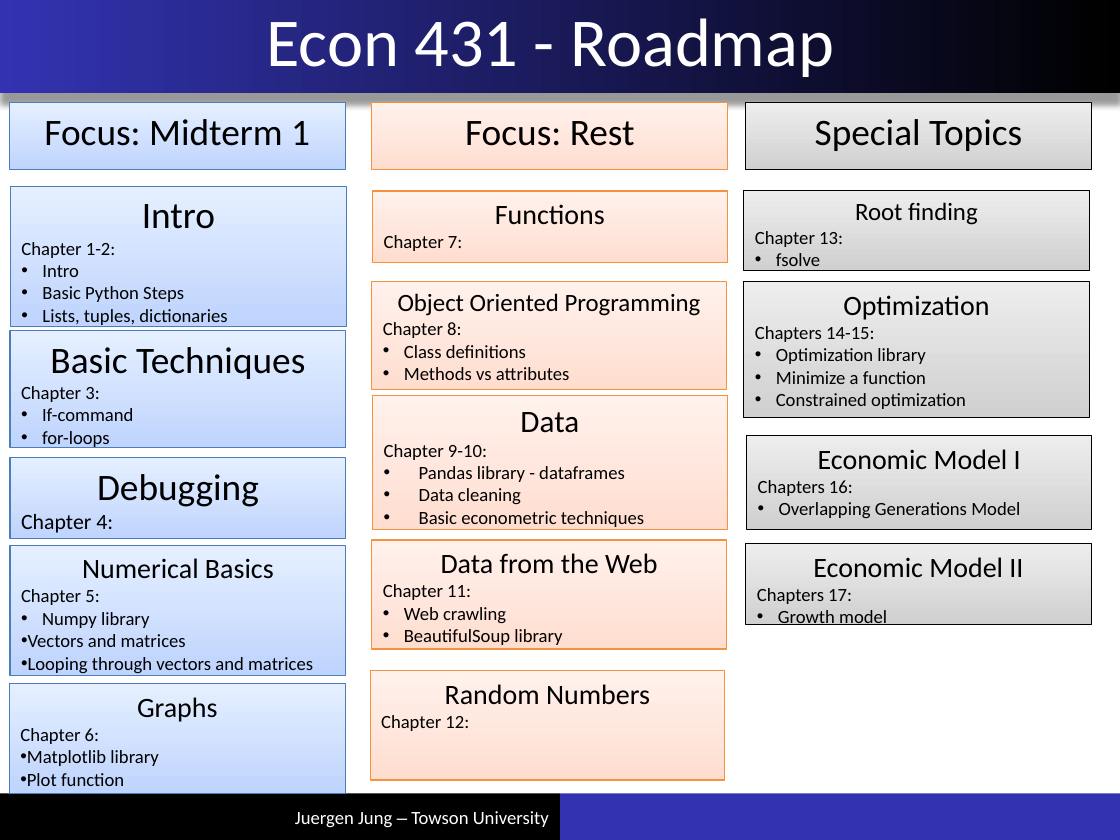
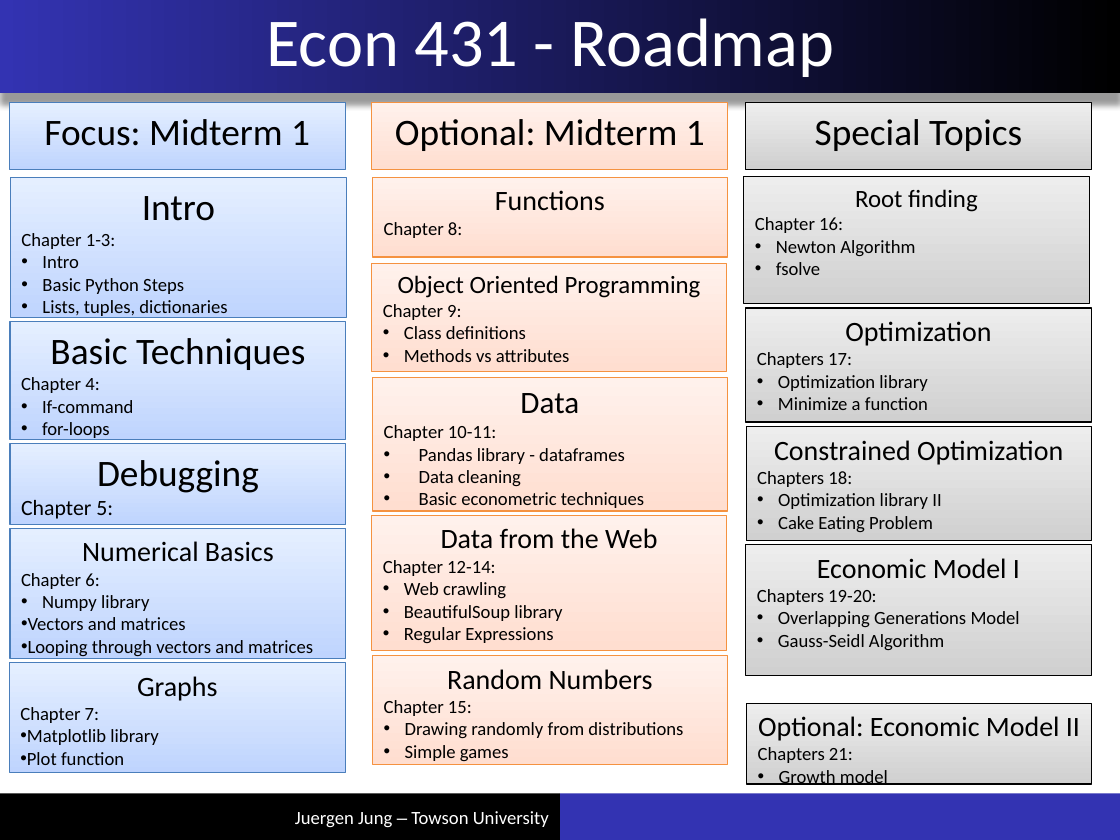
Before and after one commit to juejung/juejung.github.io, a slide deck: slide 1 of jdocs/Comp/Chapter0_Roadmap.pptx. Drawn at 1120x840 pixels with LibreOffice and Linux fonts; fonts in the diff are those of the drawing. Boxes give left, top, right and bottom in pixels: in the first picture for what was removed or moved away, otherwise in the second. Text is boxed around its words. In the diff, an @@ line names an element or a change of style, - is before the commit and + after.

Commit message:
new slides

```diff
--- a/jdocs/Comp/Chapter0_Roadmap.pptx
+++ b/jdocs/Comp/Chapter0_Roadmap.pptx
@@ background #F0F0F0 to #FFFFFF @@
@@ text in rectangle at box(395, 119, 705, 151): text changed @@
-Focus: Rest
+Optional: Midterm 1
@@ rectangle "Intro": place and size @@
-rectangle "Intro" at box(10, 186, 346, 326)
+rectangle "Intro" at box(10, 177, 346, 317)
@@ rectangle "Functions": place and size @@
-rectangle "Functions" at box(373, 192, 728, 263)
+rectangle "Functions" at box(373, 177, 728, 256)
@@ rectangle "Root finding": place and size @@
-rectangle "Root finding" at box(744, 190, 1089, 270)
+rectangle "Root finding" at box(744, 177, 1089, 304)
@@ text in rectangle at box(21, 233, 116, 249): text changed @@
-Chapter 1-2:
+Chapter 1-3:
@@ text in rectangle at box(384, 222, 462, 238): text changed @@
-Chapter 7:
+Chapter 8:
@@ text in rectangle at box(755, 217, 915, 256): text changed @@
-Chapter 13:
+Chapter 16:
+• Newton Algorithm
@@ rectangle "Basic Techniques": place and size @@
-rectangle "Basic Techniques" at box(10, 330, 346, 448)
+rectangle "Basic Techniques" at box(10, 321, 346, 439)
@@ text in rectangle at box(383, 304, 461, 320): text changed @@
-Chapter 8:
+Chapter 9:
@@ rectangle "Optimization": place and size @@
-rectangle "Optimization" at box(744, 281, 1089, 418)
+rectangle "Optimization" at box(746, 308, 1091, 422)
@@ text in rectangle at box(757, 352, 852, 368): text changed @@
-Chapters 14-15:
+Chapters 17:
@@ text in rectangle at box(21, 377, 99, 393): text changed @@
-Chapter 3:
+Chapter 4:
@@ text in rectangle at box(776, 393, 966, 409): paragraph removed @@
-• Constrained optimization
@@ rectangle "Debugging": place and size @@
-rectangle "Debugging" at box(10, 457, 346, 538)
+rectangle "Debugging" at box(10, 444, 346, 524)
@@ text in rectangle at box(384, 425, 496, 441): text changed @@
-Chapter 9-10:
+Chapter 10-11:
@@ rectangle added at box(746, 427, 1091, 541), fill gradient #D0D0D0 to #EDEDED, outline #000000 0.74 pt, 12 pt, text #000000 @@
+Constrained Optimization
+Chapters 18:
+• Optimization library II
+• Cake Eating Problem
@@ text in rectangle at box(21, 500, 113, 519): text changed @@
-Chapter 4:
+Chapter 5:
@@ rectangle "Numerical Basics": place and size @@
-rectangle "Numerical Basics" at box(10, 545, 346, 675)
+rectangle "Numerical Basics" at box(10, 529, 346, 659)
@@ rectangle "Data from the Web": place and size @@
-rectangle "Data from the Web" at box(372, 540, 727, 648)
+rectangle "Data from the Web" at box(372, 515, 727, 651)
@@ text in rectangle at box(383, 560, 495, 576): text changed @@
-Chapter 11:
+Chapter 12-14:
@@ rectangle "Economic Model I": place and size @@
-rectangle "Economic Model I" at box(747, 436, 1092, 530)
+rectangle "Economic Model I" at box(746, 544, 1091, 675)
@@ text in rectangle at box(21, 573, 99, 589): text changed @@
-Chapter 5:
+Chapter 6:
@@ text in rectangle at box(757, 589, 876, 605): text changed @@
-Chapters 16:
+Chapters 19-20:
@@ text in rectangle at box(404, 627, 553, 643): paragraph added @@
+• Regular Expressions
@@ rectangle "Random Numbers": place and size @@
-rectangle "Random Numbers" at box(370, 671, 725, 780)
+rectangle "Random Numbers" at box(373, 655, 728, 764)
@@ text in rectangle at box(778, 634, 944, 650): paragraph added @@
+• Gauss-Seidl Algorithm
@@ 3 rectangles: place and size @@
-3 rectangles at box(9, 281, 728, 793)
+3 rectangles at box(9, 263, 728, 773)
@@ text in rectangle at box(20, 707, 99, 723): text changed @@
-Chapter 6:
+Chapter 7:
@@ text in rectangle at box(384, 700, 683, 761): text changed @@
-Chapter 12:
+Chapter 15:
+• Drawing randomly from distributions
+• Simple games
@@ rectangle "Optional: Economic Model II": place and size @@
-rectangle "Optional: Economic Model II" at box(746, 543, 1091, 624)
+rectangle "Optional: Economic Model II" at box(747, 703, 1092, 784)
@@ text in rectangle at box(758, 716, 1080, 763): text changed @@
-Economic Model II
-Chapters 17:
+Optional: Economic Model II
+Chapters 21:
@@ text "Juergen Jung – Towson University" at box(295, 811, 549, 828): text colour #F0F0F0 to #FFFFFF @@
```
